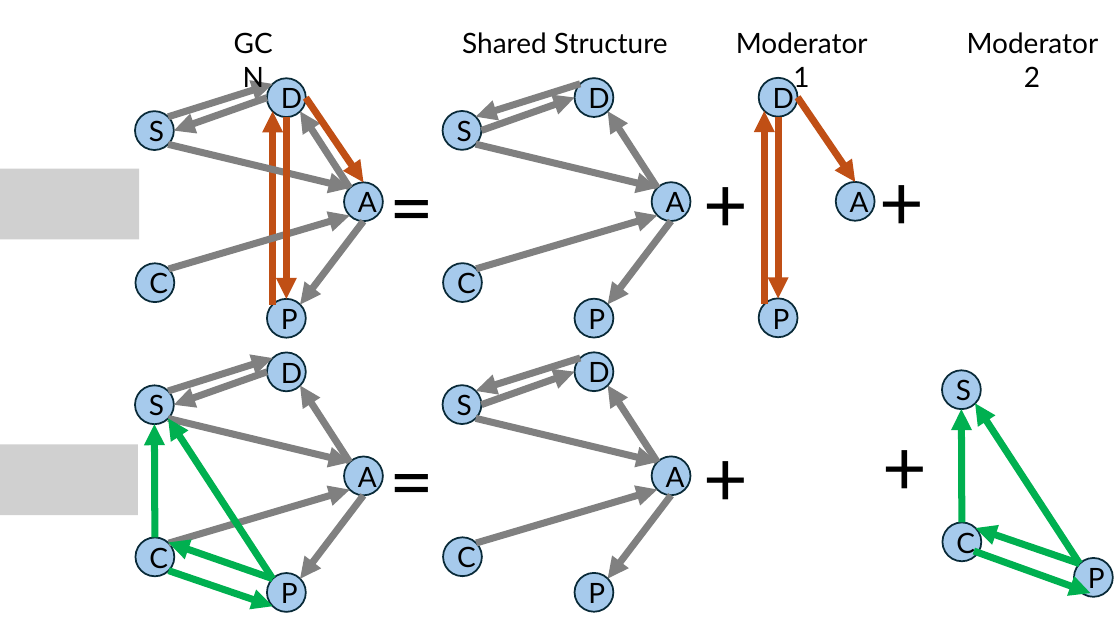
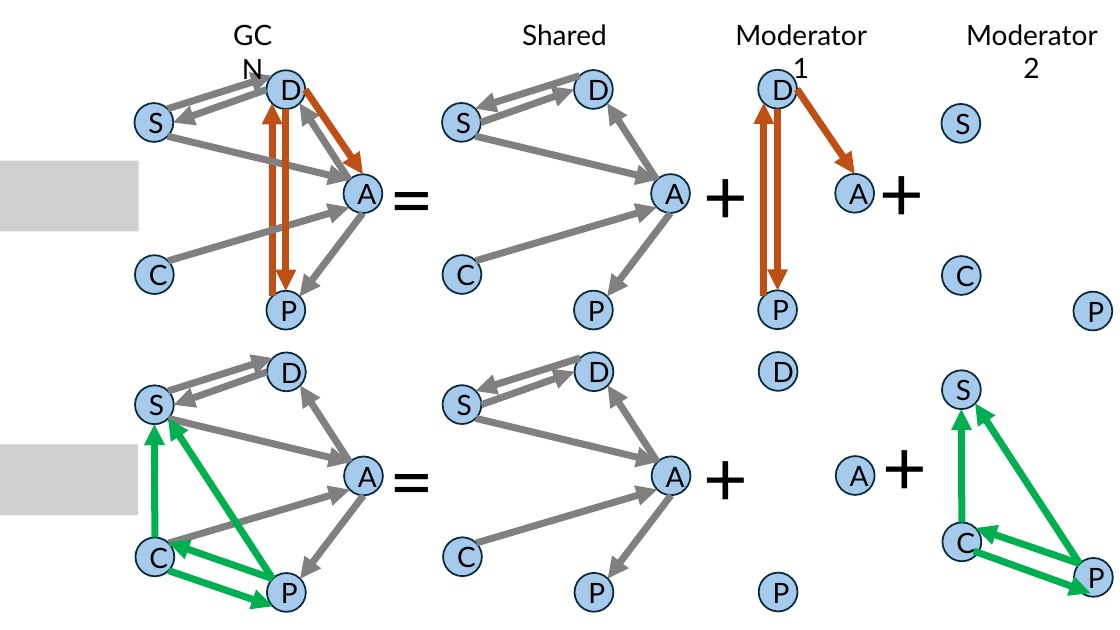
Before and after one commit to horourke/OSGB-Working-Group, a slide deck: slide 10 of rvar_project/draft2/figures/figs_modvar/ModVarPresentation.pptx. Drawn at 1120x630 pixels with LibreOffice and Linux fonts; fonts in the diff are those of the drawing; grey boxes stand for pictures. Boxes give left, top, right and bottom in pixels: in the first picture for what was removed or moved away, otherwise in the second. Text is boxed around its words. In the diff, an @@ line names an element or a change of style, - is before the commit and + after.

```diff
--- a/rvar_project/draft2/figures/figs_modvar/ModVarPresentation.pptx
+++ b/rvar_project/draft2/figures/figs_modvar/ModVarPresentation.pptx
@@ text at (522,24,607,46): text changed @@
-Shared Structure
+Shared
@@ 4 arrows, 2 ellipses: place and size @@
-4 arrows, 2 ellipses at (174,78,797,337)
+4 arrows, 2 ellipses at (173,71,797,329)
@@ ellipse added at (942,104,981,143), fill #A6CAEC, outline #092A39 1.5 pt, 24 pt, text #000000 @@
+S
@@ 14 arrows, 11 ellipses, 6 texts, 1 picture: place and size @@
-14 arrows, 11 ellipses, 6 texts, 1 picture at (0,22,1099,338)
+14 arrows, 11 ellipses, 6 texts, 1 picture at (0,13,1098,329)
@@ ellipse added at (942,256,981,295), fill #A6CAEC, outline #092A39 1.5 pt, 24 pt, text #000000 @@
+C
@@ ellipse added at (1074,292,1112,330), fill #A6CAEC, outline #092A39 1.5 pt, 24 pt, text #000000 @@
+P
@@ ellipse added at (759,352,797,391), fill #A6CAEC, outline #092A39 1.5 pt, 24 pt, text #000000 @@
+D
@@ ellipse added at (836,456,875,495), fill #A6CAEC, outline #092A39 1.5 pt, 24 pt, text #000000 @@
+A
@@ ellipse added at (759,573,797,612), fill #A6CAEC, outline #092A39 1.5 pt, 24 pt, text #000000 @@
+P
```
Also in this commit, not shown: 4 other files.
